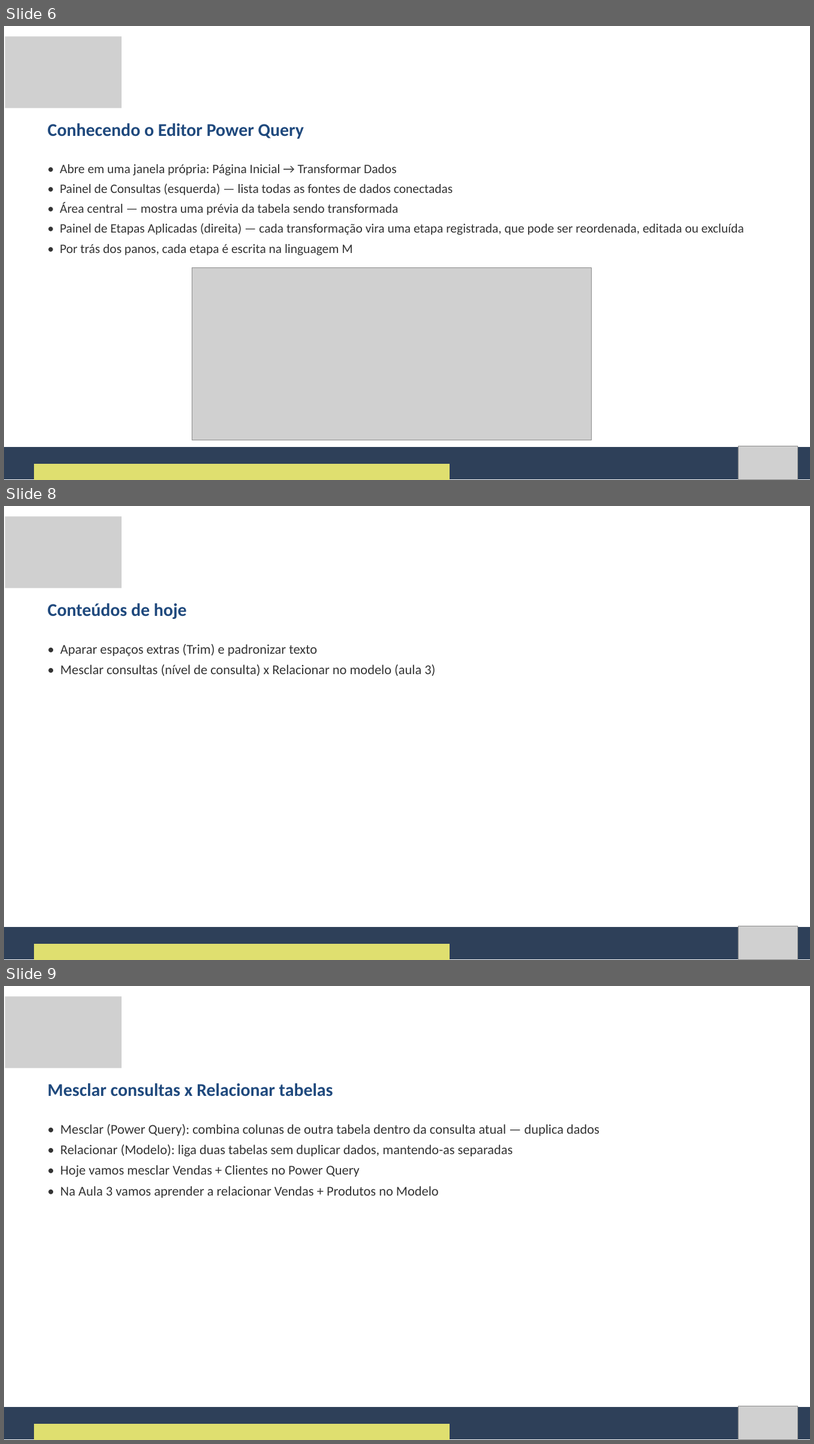
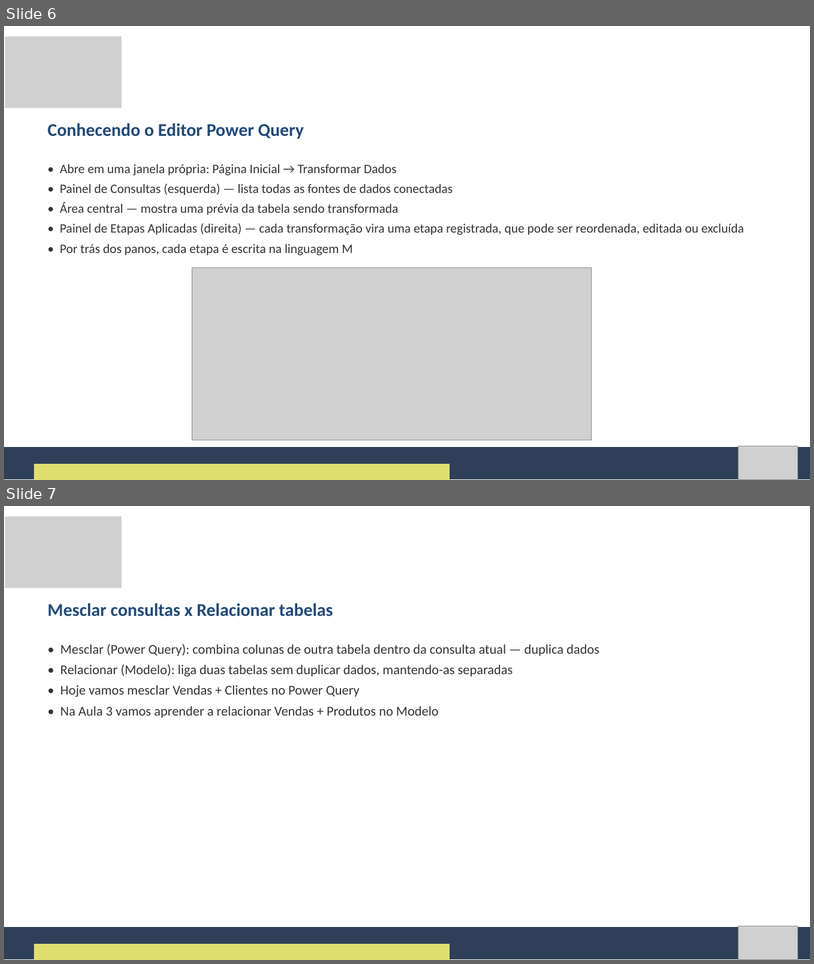
Before and after one commit to Natan20/Curso-PowerBI-Desktop-Material, a slide deck: Aula 02 - 02-09-2026/Aula 2 - Slides.pptx. Shown one above the other, each under a label of ours: slides 6, 8 and 9 before the commit, slides 6 and 7 after it; the slides between them are not shown. The pictures are 814x1444 and 814x964 pixels, drawn with LibreOffice and Linux fonts; fonts in the diff are those of the drawing; grey boxes stand for pictures. Boxes give left, top, right and bottom in pixels: in the first picture for what was removed or moved away, otherwise in the second. Text is boxed around its words. In the diff, an @@ line names an element or a change of style, - is before the commit and + after.

Commit message:
Unifica slide 'Conteudos de hoje' em um so nas Aulas 2, 4, 5, 8 e 12

```diff
--- a/Aula 02 - 02-09-2026/Aula 2 - Slides.pptx
+++ b/Aula 02 - 02-09-2026/Aula 2 - Slides.pptx
@@ slide 8 removed at (4,506,810,960), background #FFFFFF @@
@@ picture removed at (5,516,122,588) @@
@@ text removed at (48,603,187,619) @@
-Conteúdos de hoje
@@ text removed at (60,644,435,676) @@
-• Aparar espaços extras (Trim) e padronizar texto
-• Mesclar consultas (nível de consulta) x Relacionar no modelo (aula 3)
@@ freeform shape removed at (4,927,810,959) @@
@@ picture removed at (738,926,798,959) @@
@@ freeform shape removed at (34,943,450,960) @@
@@ what was slide 9 is now slide 7 @@
```
Also in this commit, not shown: 1 slide changed, 1 other slide removed, 4 other files.
